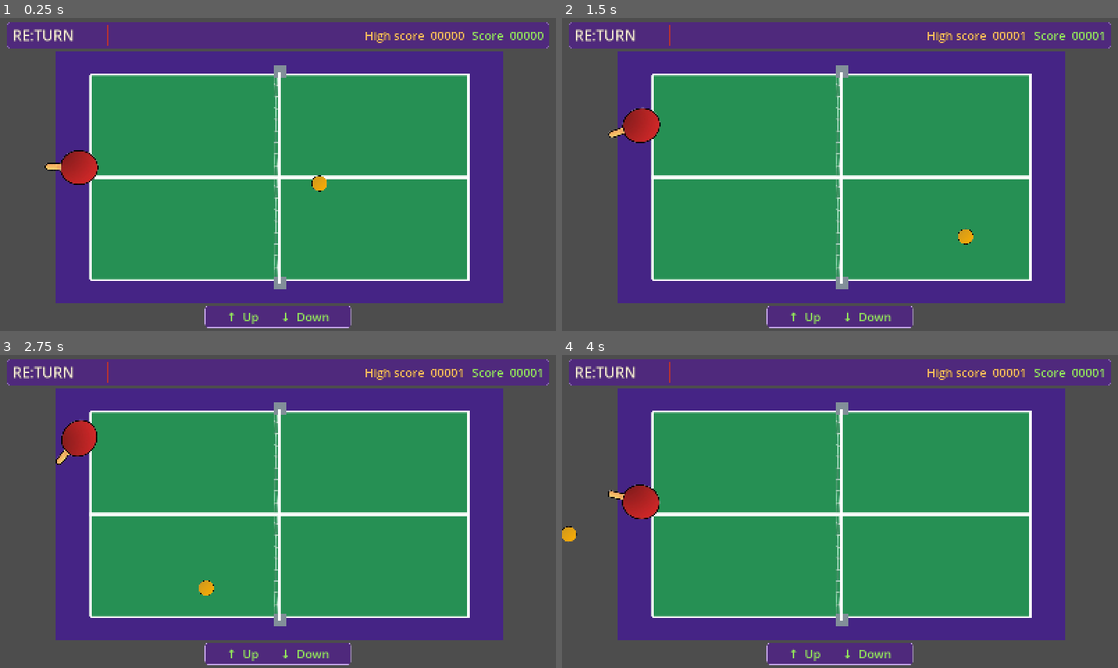
Above: before the commit, frames 1-4 (two rows, left to right).
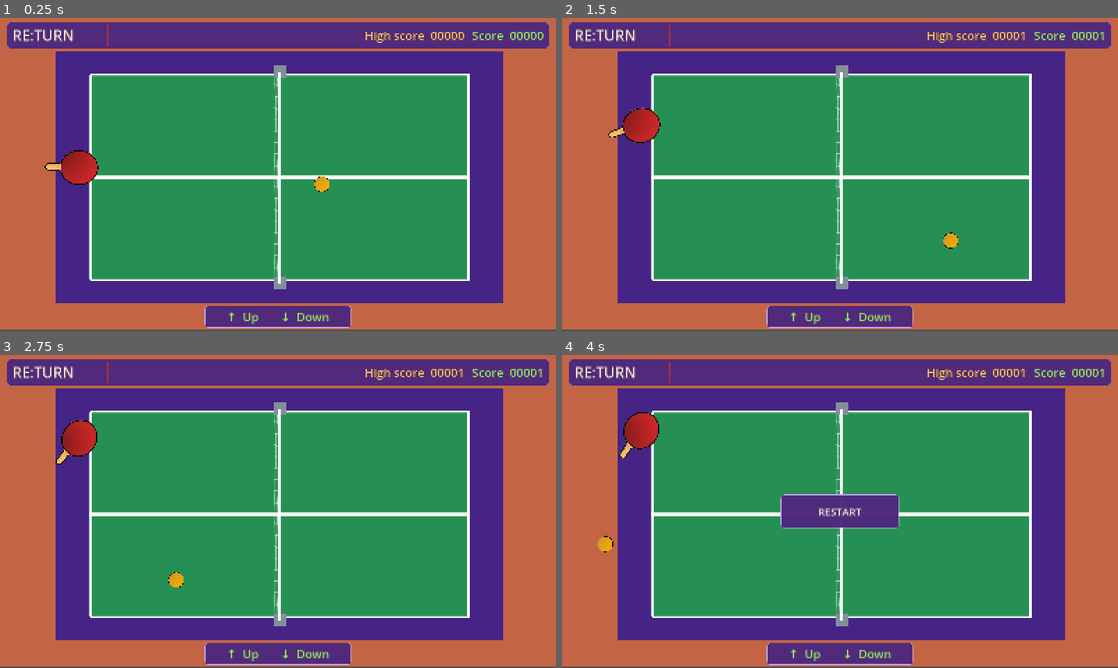
Above: after the commit, the same moments.

Repository: AkshatPaji/RE-TURN-Godot
Game: Godot game, scene res://Scenes/main.tscn
Same seed, same stepped clock (60 frames per second), same inputs: the game is played once before the commit and once after it.
Inputs:
- Up to frame 1 (0.25 s): no input
- Up to frame 2 (1.5 s): hold Up (up) 0.53-1.28 s; hold Down (down) from 1.28 s (still down)
- Up to frame 3 (2.75 s): release Down (down) at 2.03 s; hold Up (up) from 2.03 s (still down)
- Up to frame 4 (4 s): release Up (up) at 3.53 s; hold Down (down) from 3.53 s (still down)

The runs differ from the first frame. In frame 1, 25% of the frame differs, in the area x 0-100%, y 0-100%; in frame 2, 25%; in frame 3, 25%; in frame 4, 28%.

Commit message:
Final Game ready - export as html and added logo

Diff:
--- /dev/null
+++ b/Scenes/Background.tscn
@@ -0,0 +1,6 @@
+[gd_scene format=3 uid="uid://boms2ru3xede8"]
+
+[node name="Orange Rectangle" type="ColorRect" unique_id=2131075333]
+offset_right = 1600.0
+offset_bottom = 900.0
+color = Color(0.76404744, 0.3970435, 0.2679125, 1)
--- a/Scenes/main.tscn
+++ b/Scenes/main.tscn
@@ -2,7 +2,14 @@
 
 [ext_resource type="PackedScene" uid="uid://3t51e8debkhv" path="res://Scenes/game.tscn" id="1_bo1nx"]
 [ext_resource type="PackedScene" uid="uid://dwe2p8gtstggp" path="res://Scenes/margins.tscn" id="2_8gbba"]
+[ext_resource type="PackedScene" uid="uid://boms2ru3xede8" path="res://Scenes/Background.tscn" id="2_jjvhh"]
 
 [node name="main" unique_id=1719917339 instance=ExtResource("1_bo1nx")]
 
-[node name="Margins" parent="." index="5" unique_id=815624557 instance=ExtResource("2_8gbba")]
+[node name="Orange Rectangle" parent="." index="0" unique_id=2131075333 instance=ExtResource("2_jjvhh")]
+offset_left = -166.0
+offset_top = -80.0
+offset_right = 1434.0
+offset_bottom = 820.0
+
+[node name="Margins" parent="." index="6" unique_id=815624557 instance=ExtResource("2_8gbba")]
--- a/Scenes/margins.tscn
+++ b/Scenes/margins.tscn
@@ -41,6 +41,22 @@
 font_color = Color(0.58, 0.92, 0.35, 1)
 outline_color = Color(0.15, 0.08, 0.25, 1)
 
+[sub_resource type="StyleBoxFlat" id="RestartHoverStyle"]
+content_margin_left = 24.0
+content_margin_top = 12.0
+content_margin_right = 24.0
+content_margin_bottom = 12.0
+bg_color = Color(0.4, 0.25, 0.58, 1)
+border_width_left = 2
+border_width_top = 2
+border_width_right = 2
+border_width_bottom = 2
+border_color = Color(1, 0.76, 0.36, 1)
+corner_radius_top_left = 8
+corner_radius_top_right = 8
+corner_radius_bottom_right = 8
+corner_radius_bottom_left = 8
+
 [node name="Margins" type="CanvasLayer" unique_id=815624557]
 
 [node name="StatsPanel" type="PanelContainer" parent="." unique_id=213904813]
@@ -73,7 +89,7 @@
 
 [node name="HighScore" type="Label" parent="StatsPanel/Stats" unique_id=213904815]
 layout_mode = 2
-text = "High score  00000"
+text = "High Score  00000"
 label_settings = SubResource("HighScoreSettings")
 
 [node name="Score" type="Label" parent="StatsPanel/Stats" unique_id=838181681]
@@ -98,3 +114,24 @@
 text = "↑  Up       ↓  Down"
 label_settings = SubResource("ScoreSettings")
 horizontal_alignment = 1
+
+[node name="RestartButton" type="Button" parent="." unique_id=213904820]
+visible = false
+anchors_preset = 8
+anchor_left = 0.5
+anchor_top = 0.5
+anchor_right = 0.5
+anchor_bottom = 0.5
+offset_left = -170.0
+offset_top = -48.0
+offset_right = 170.0
+offset_bottom = 48.0
+focus_mode = 0
+theme_override_colors/font_color = Color(0.94, 0.9, 0.81, 1)
+theme_override_colors/font_hover_color = Color(1, 0.76, 0.36, 1)
+theme_override_fonts/font = SubResource("HudFont")
+theme_override_font_sizes/font_size = 30
+theme_override_styles/normal = SubResource("StatsPanelStyle")
+theme_override_styles/pressed = SubResource("StatsPanelStyle")
+theme_override_styles/hover = SubResource("RestartHoverStyle")
+text = "RESTART"
--- a/Scripts/ball.gd
+++ b/Scripts/ball.gd
@@ -1,6 +1,6 @@
 extends CharacterBody2D
 
-const SPEED: float = 470.0
+const SPEED: float = 500.0
 const MIN_SPEED: float = 440.0
 const MAX_SPEED: float = 600.0
 const MAX_BOUNCE_ANGLE: float = deg_to_rad(50.0)
@@ -11,14 +11,21 @@
 
 @onready var score_label: Label = get_node("../Margins/StatsPanel/Stats/Score")
 @onready var high_score_label: Label = get_node("../Margins/StatsPanel/Stats/HighScore")
+@onready var restart_button: Button = get_node("../Margins/RestartButton")
+@onready var paddle: CharacterBody2D = get_node("../Paddle")
 
 func _ready() -> void:
 	start_position = global_position
 	_load_high_score()
 	_update_score_labels()
+	restart_button.pressed.connect(_on_restart_pressed)
 	reset_ball()
 
 func _physics_process(delta: float) -> void:
+	if global_position.x < paddle.global_position.x - 100.0:
+		_end_game()
+		return
+
 	var collision: KinematicCollision2D = move_and_collide(velocity * delta)
 	if collision:
 		var normal: Vector2 = collision.get_normal()
@@ -89,3 +96,12 @@
 func _update_score_labels() -> void:
 	score_label.text = "Score  %05d" % score
 	high_score_label.text = "High score  %05d" % high_score
+
+func _end_game() -> void:
+	velocity = Vector2.ZERO
+	set_physics_process(false)
+	paddle.set_physics_process(false)
+	restart_button.show()
+
+func _on_restart_pressed() -> void:
+	get_tree().reload_current_scene()
Binary file added: RETURN.jpg
Not shown, added: RETURN.jpg.import
Not shown, changed: icon.svg
Binary file added: return-godot.apple-touch-icon.png
Not shown, added: return-godot.apple-touch-icon.png.import
Binary file added: return-godot.icon.png
Not shown, added: return-godot.icon.png.import
Binary file added: return-godot.png
Not shown, added: return-godot.png.import
Not shown, added: RE
Not shown, added: return-godot.audio.position.worklet.js
Not shown, added: return-godot.audio.worklet.js
(and 2 more such lines)
